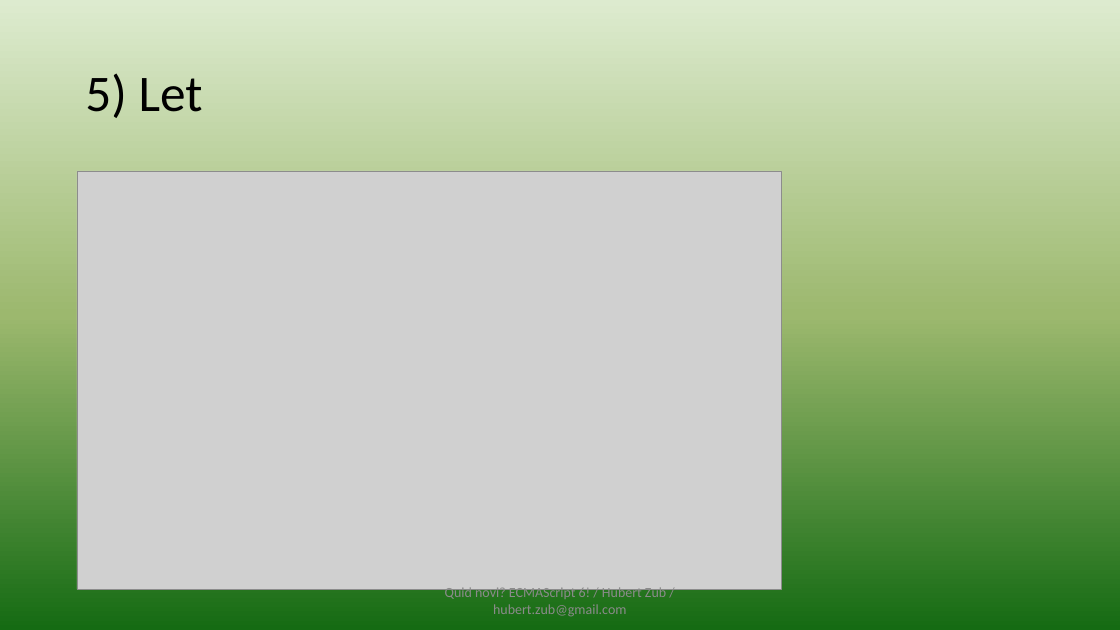
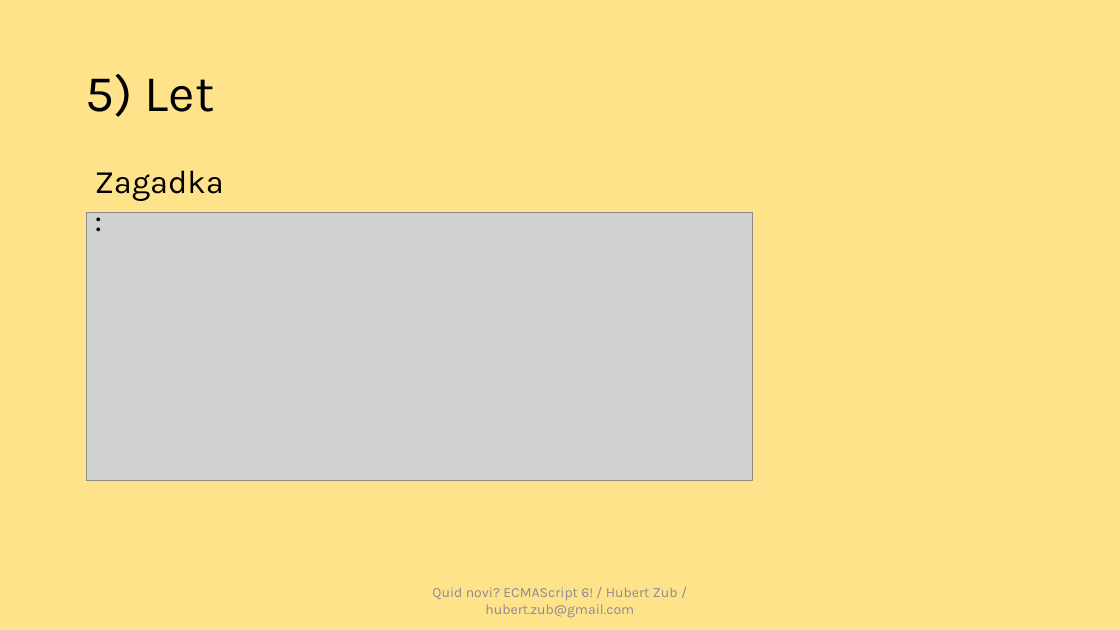
Before and after one commit to hubertzubtt/es6meetjs, a slide deck: slide 25 of prez.pptx (slide 22 before the commit). Drawn at 1120x630 pixels with LibreOffice and Linux fonts; fonts in the diff are those of the drawing; grey boxes stand for pictures. Boxes give left, top, right and bottom in pixels: in the first picture for what was removed or moved away, otherwise in the second. Text is boxed around its words. In the diff, an @@ line names an element or a change of style, - is before the commit and + after.

```diff
--- a/prez.pptx
+++ b/prez.pptx
@@ background gradient #DDEBCF to #9CB86E to #156B13 to #FFE38B @@
@@ title "5) Let" at box(85, 74, 215, 117): font Calibri to Karla @@
@@ text added at box(95, 170, 224, 201), 28 pt, text #000000 @@
+Zagadka:
@@ picture: place and size @@
-picture at box(77, 171, 782, 589)
+picture at box(87, 212, 753, 480)
@@ text "Quid novi? ECMAScript 6! / ..." at box(432, 587, 678, 618): font Calibri to Karla @@
```
Also in this commit, not shown: 39 other slides changed, 3 slides added, 9 other files.
